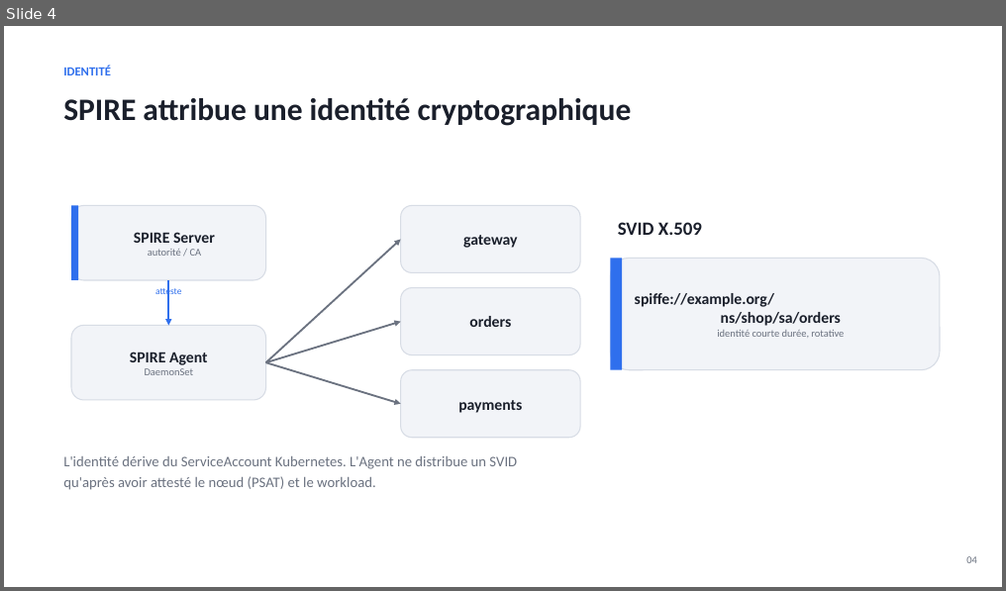
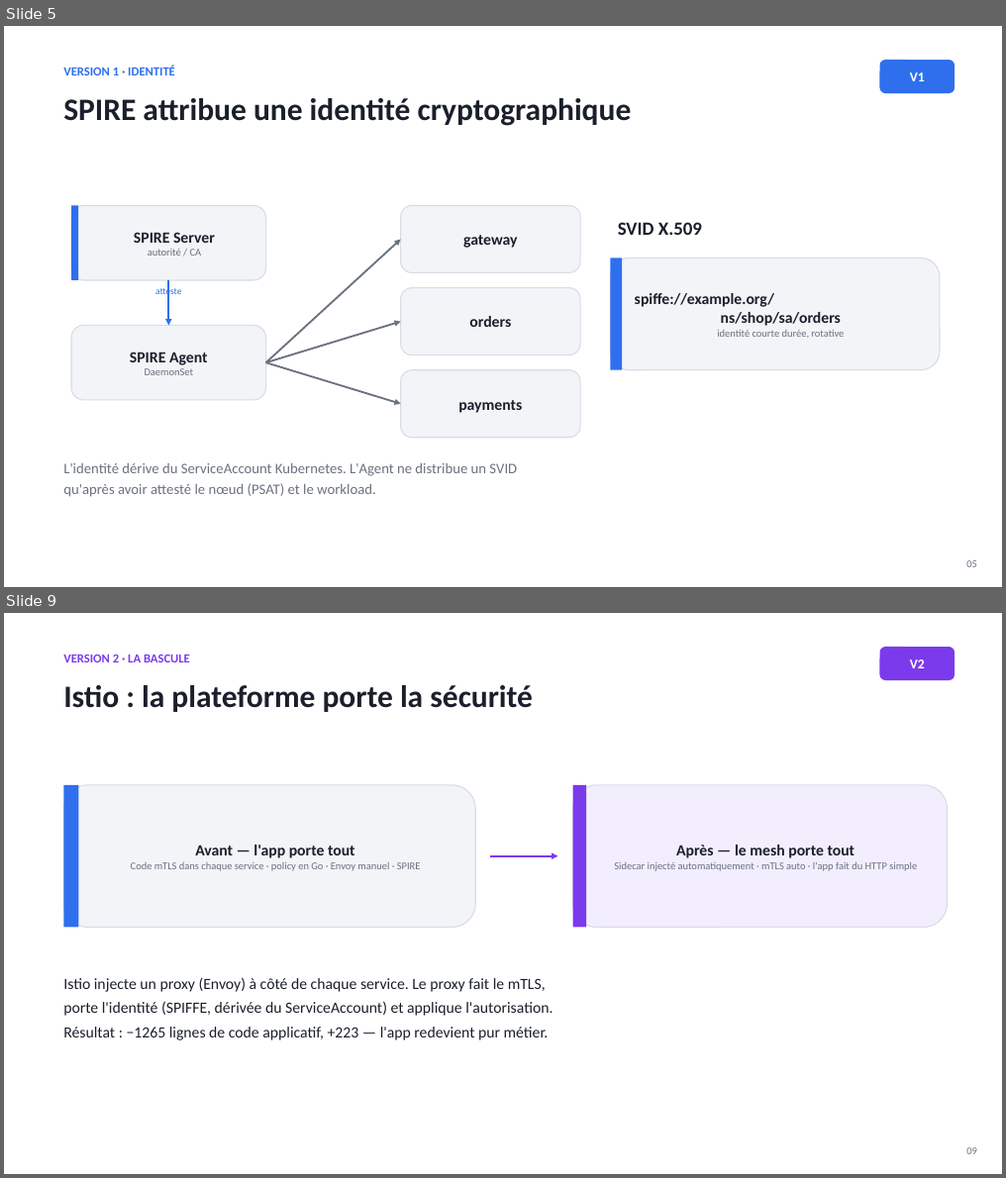
Before and after one commit to Sipixer/SPIRE-DevSecOps, a slide deck: slides/SPIRE-Zero-Trust.pptx. Shown one above the other, each under a label of ours: slide 4 before the commit, slides 5 and 9 after it; the slides between them are not shown. The pictures are 1006x591 and 1006x1178 pixels, drawn with LibreOffice and Linux fonts; fonts in the diff are those of the drawing. Boxes give left, top, right and bottom in pixels: in the first picture for what was removed or moved away, otherwise in the second. Text is boxed around its words. In the diff, an @@ line names an element or a change of style, - is before the commit and + after.

Commit message:
slides: deck réécrit en narratif d'évolution v1 -> v2
- 11 -> 17 slides. Fil rouge : le zero-trust (2 principes) porté
  différemment par les 2 versions.
- V1 (SPIRE manuel) : identité SVID, mTLS+policy en code, Envoy manuel,
  puis une slide 'limites' (charnière).
- V2 (Istio) : bascule (l'app -> le mesh), AuthorizationPolicy déclaratives,
  le 403 démontré, Kiali observable.
- slide comparaison v1 vs v2 (identité/mTLS/autz/observabilité).
- slide accès zero-trust : JIT SSH + Cloudflare Tunnel/Access.
- infra à jour (Istio au lieu de SPIRE dans les slides plateforme/CI).

```diff
--- a/slides/SPIRE-Zero-Trust.pptx
+++ b/slides/SPIRE-Zero-Trust.pptx
@@ slide 9 added at bbox=[4, 613, 1002, 1174], background #FFFFFF @@
@@ text added at bbox=[63, 654, 190, 663], 12 pt, text #7C3AED, bold @@
+VERSION 2 · LA BASCULE
@@ rounded rectangle added at bbox=[880, 647, 954, 680], fill #7C3AED, 13 pt, text #FFFFFF, bold @@
+V2
@@ text added at bbox=[63, 685, 533, 712], 30 pt, text #1A1F2B, bold @@
+Istio : la plateforme porte la sécurité
@@ rounded rectangle added at bbox=[63, 785, 475, 928], fill #F2F4F8, outline #D7DCE5 1 pt, 10 pt, text #6B7280 @@
+Avant — l'app porte tout
+Code mTLS dans chaque service · policy en Go · Envoy manuel · SPIRE
@@ rectangle added at bbox=[63, 785, 79, 928], fill #2F6FED @@
@@ rounded rectangle added at bbox=[573, 785, 947, 928], fill #F3EEFD, outline #D7DCE5 1 pt, 10 pt, text #6B7280 @@
+Après — le mesh porte tout
+Sidecar injecté automatiquement · mTLS auto · l'app fait du HTTP simple
@@ rectangle added at bbox=[573, 785, 586, 928], fill #7C3AED @@
@@ arrow added from (491, 857) to (558, 857), #7C3AED 1.75 pt @@
@@ text added at bbox=[63, 977, 552, 1041], 15 pt, text #1A1F2B @@
+Istio injecte un proxy (Envoy) à côté de chaque service. Le proxy fait le mTLS,
+porte l'identité (SPIFFE, dérivée du ServiceAccount) et applique l'autorisation.
+Résultat : −1265 lignes de code applicatif, +223 — l'app redevient pur métier.
@@ text added at bbox=[966, 1148, 977, 1155], 10 pt, text #6B7280 @@
+09
@@ what was slide 4 is now slide 5 @@
@@ slide 5 changed as well @@
@@ text at bbox=[63, 65, 175, 76]: text changed @@
-IDENTITÉ
+VERSION 1 · IDENTITÉ
@@ rounded rectangle added at bbox=[880, 60, 954, 93], fill #2F6FED, 13 pt, text #FFFFFF, bold @@
+V1
@@ text "L'identité dérive du ServiceAccount Kubernetes. ...": place and size @@
-text "L'identité dérive du ServiceAccount Kubernetes. ..." at bbox=[63, 457, 517, 490]
+text "L'identité dérive du ServiceAccount Kubernetes. ..." at bbox=[63, 464, 517, 497]
@@ text removed at bbox=[966, 557, 977, 564] @@
-04
@@ text added at bbox=[966, 561, 977, 568], 10 pt, text #6B7280 @@
+05
```
Also in this commit, not shown: 7 other slides changed, 8 other slides added, 3 slides removed, 1 other file.
